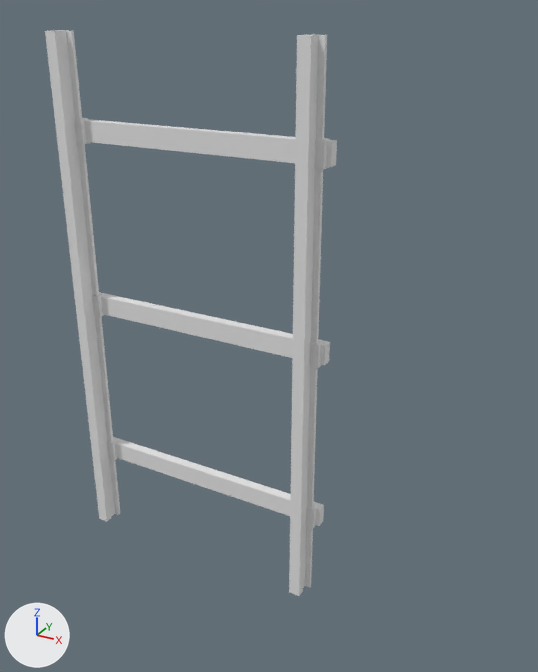
The FBX model Assets/Fbx/WhiteModel/电梯/大型电梯导轨_3m.fbx: old version first, new version second.
Camera for both pictures: a 50 mm camera at (2.2, -2.05, 3.1) aimed at (0.46, 1.12, 1.52). Arrows for +X, +Y and +Z are at lower left; the lights stay in place. The first picture is the older version. Where no turn or scale is listed for an object, it has been applied to the vertices.

Names of what the first picture shows: '大型电梯导轨_3m_Export'.
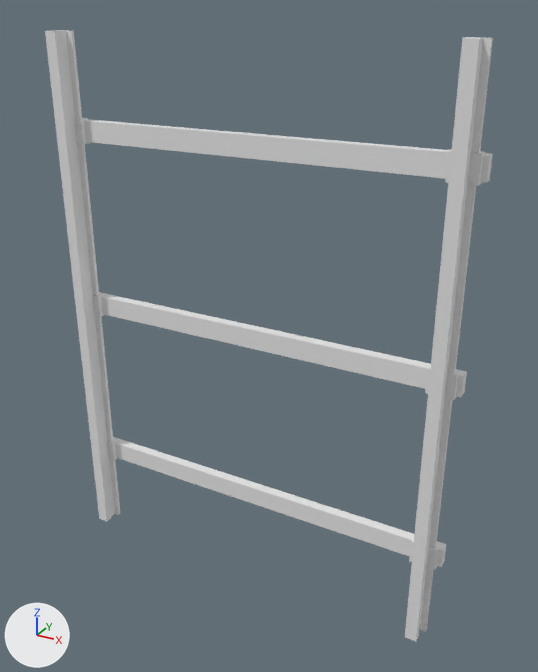
The newer file is also turned or shifted as a whole; pictures and numbers use the older file's frame.

The edits, one by one:
me_大型电梯导轨_3m_001 is used by ob_大型电梯导轨_3m_export; location (0.0, 0.0, 0.0).
Before the commit, vertices of me_大型电梯导轨_3m_001: 49 (0.81, 1.08, 0.44) at pixel (319, 526), 50 (0.81, 1.13, 0.44) at pixel (323, 520), 53 (0.81, 1.08, 0.55) at pixel (319, 509), 54 (0.81, 1.13, 0.55) at pixel (324, 504).
Before the commit, vertices of me_大型电梯导轨_3m_001: 73 (0.81, 1.08, 1.44) at pixel (324, 365), 74 (0.81, 1.13, 1.44) at pixel (329, 361), 77 (0.81, 1.08, 1.55) at pixel (325, 345), 78 (0.81, 1.13, 1.55) at pixel (329, 341).
Before the commit, vertices of me_大型电梯导轨_3m_001: 97 (0.81, 1.08, 2.44) at pixel (331, 167), 98 (0.81, 1.13, 2.44) at pixel (336, 165), 101 (0.81, 1.08, 2.56) at pixel (332, 142), 102 (0.81, 1.13, 2.56) at pixel (337, 140).
me_大型电梯导轨_3m_001 had 120 vertices, 90 faces and spanned x -0.81..0.81, y 0.97..1.13, z 0.0..3.0.
me_大型电梯导轨_3m_001 now has 120 vertices, 90 faces and spans x -0.81..1.5, y 0.97..1.13, z 0.0..3.0.
me_大型电梯导轨_3m_001 part 1: the loose piece of 8 vertices spanning x 0.68..0.74, y 0.97..1.01, z 0.0..3.0 is moved by (0.7, 0.0, 0.0).
me_大型电梯导轨_3m_001 part 2: the loose piece of 8 vertices spanning x 0.69..0.73, y 1.01..1.06, z 0.0..3.0 is moved by (0.7, 0.0, 0.0).
me_大型电梯导轨_3m_001 part 3: the loose piece of 8 vertices spanning x 0.65..0.76, y 1.06..1.08, z 0.0..3.0 is moved by (0.7, 0.0, 0.0).
me_大型电梯导轨_3m_001 part 4: the loose piece of 8 vertices spanning x 0.64..0.78, y 1.05..1.11, z 0.43..0.56 is moved by (0.7, 0.0, 0.0).
me_大型电梯导轨_3m_001 part 5: the loose piece of 8 vertices spanning x 0.64..0.78, y 1.05..1.11, z 1.43..1.56 is moved by (0.7, 0.0, 0.0).
me_大型电梯导轨_3m_001 part 6: the loose piece of 8 vertices spanning x 0.64..0.78, y 1.05..1.11, z 2.43..2.57 is moved by (0.7, 0.0, 0.0).
Part 7, on me_大型电梯导轨_3m_001:
Vertices 49, 50, 53, 54 of me_大型电梯导轨_3m_001 move by (0.7, 0.0, 0.0).
Part 8, on me_大型电梯导轨_3m_001:
Vertices 73, 74, 77, 78 of me_大型电梯导轨_3m_001 move by (0.7, 0.0, 0.0).
Part 9, on me_大型电梯导轨_3m_001:
Vertices 97, 98, 101, 102 of me_大型电梯导轨_3m_001 move by (0.7, 0.0, 0.0).

Pixel boxes [x1, y1, x2, y2] of what changed, in the pictures (538 x 672 px; the box of a moved part takes in the faces that stretch with it):
'大型电梯导轨_3m_Export', reshaped (53% wider, 8% taller): before [45, 30, 337, 596]; after [45, 30, 493, 641]
part 1 of me_大型电梯导轨_3m_001, moved or reshaped: before [289, 35, 316, 596]; after [405, 38, 483, 641]
part 2 of me_大型电梯导轨_3m_001, moved or reshaped: before [303, 35, 318, 588]; after [420, 39, 483, 624]
part 3 of me_大型电梯导轨_3m_001, moved or reshaped: before [305, 35, 327, 588]; after [420, 37, 493, 632]
part 4 of me_大型电梯导轨_3m_001, moved or reshaped: before [306, 503, 318, 528]; after [409, 537, 440, 570]
part 5 of me_大型电梯导轨_3m_001, moved or reshaped: before [310, 340, 323, 368]; after [425, 365, 460, 400]
part 6 of me_大型电梯导轨_3m_001, moved or reshaped: before [314, 138, 330, 170]; after [445, 149, 485, 186]
part 7 of me_大型电梯导轨_3m_001, moved or reshaped: before [113, 437, 324, 526]; after [113, 437, 446, 567]
part 8 of me_大型电梯导轨_3m_001, moved or reshaped: before [99, 292, 330, 366]; after [99, 292, 467, 397]
part 9 of me_大型电梯导轨_3m_001, moved or reshaped: before [84, 119, 337, 167]; after [84, 119, 493, 183]
